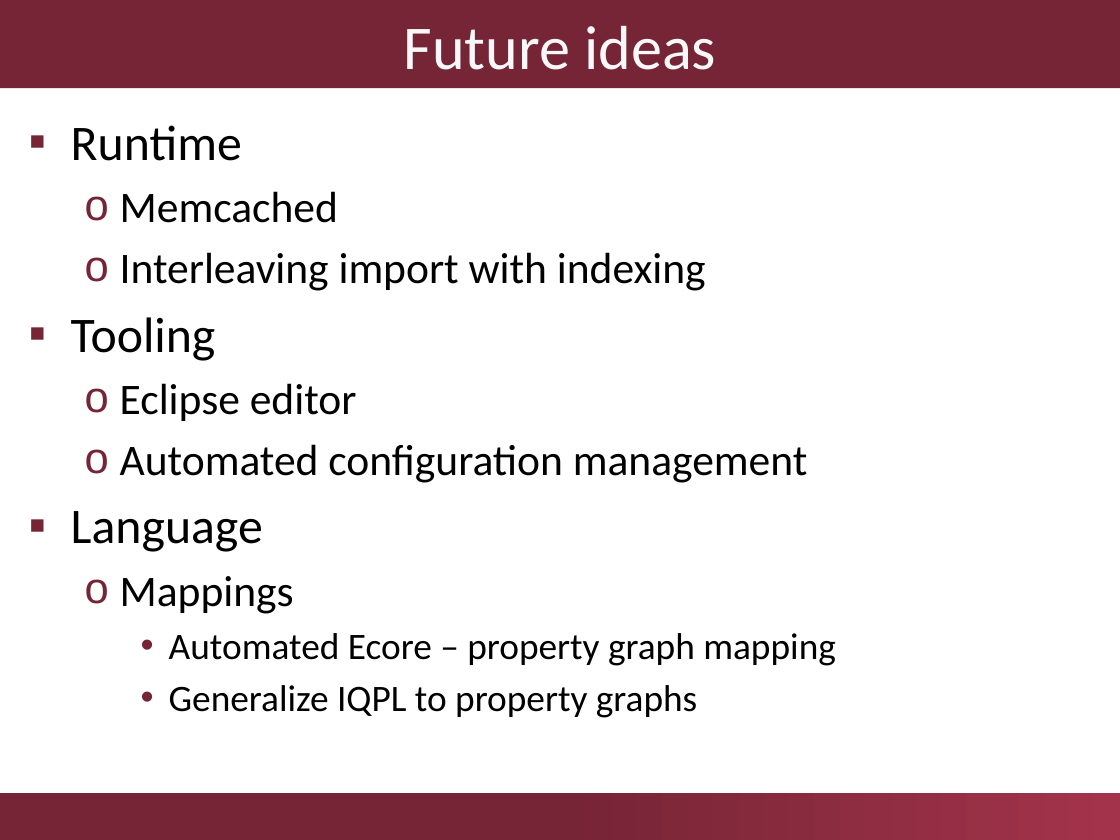
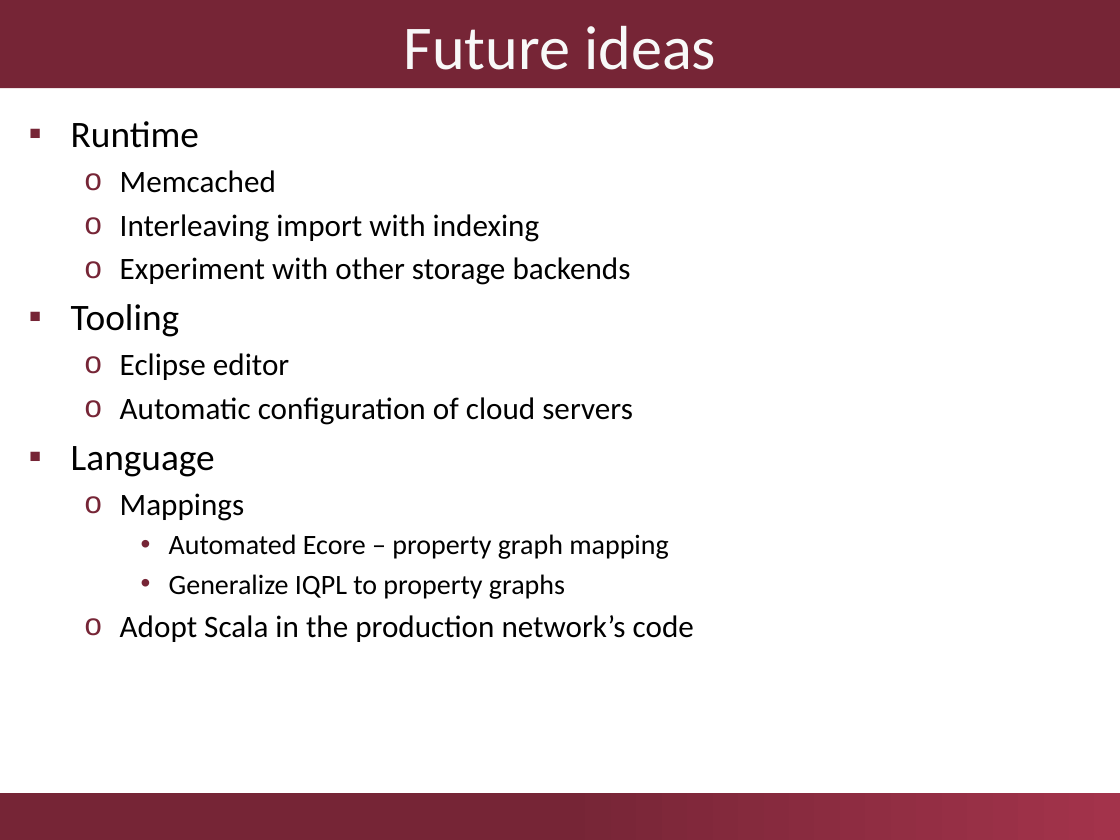
Before and after one commit to viatra/incqueryd, a slide deck: slide 14 of szarnyasg-incqueryd-tdk/presentation/IncQueryD-TDK2013.pptx (slide 10 before the commit). Drawn at 1120x840 pixels with LibreOffice and Linux fonts; fonts in the diff are those of the drawing; background and template pictures are left out. Boxes give left, top, right and bottom in pixels: in the first picture for what was removed or moved away, otherwise in the second. Text is boxed around its words. In the diff, an @@ line names an element or a change of style, - is before the commit and + after.

```diff
--- a/szarnyasg-incqueryd-tdk/presentation/IncQueryD-TDK2013.pptx
+++ b/szarnyasg-incqueryd-tdk/presentation/IncQueryD-TDK2013.pptx
@@ text at bbox=[71, 121, 668, 599]: size 32 to 24 pt in "Runtime", "Tooling", "Language"; size 28 to 20 pt in "Memcached", "Interleaving import with indexing", "Eclipse editor", "Mappings"; size 24 to 18 pt in "Automated Ecore – property graph mapping", "Generalize IQPL to property graphs"; less space between paragraphs @@
@@ text at bbox=[120, 257, 631, 285]: paragraph added @@
+  o Experiment with other storage backends
@@ text at bbox=[120, 397, 633, 425]: text changed; size 28 to 20 pt @@
-  o Automated configuration management
+  o Automatic configuration of cloud servers
@@ text at bbox=[120, 615, 694, 642]: paragraph added @@
+  o Adopt Scala in the production network’s code
```
Also in this commit, not shown: 2 other slides changed, 4 slides added.
